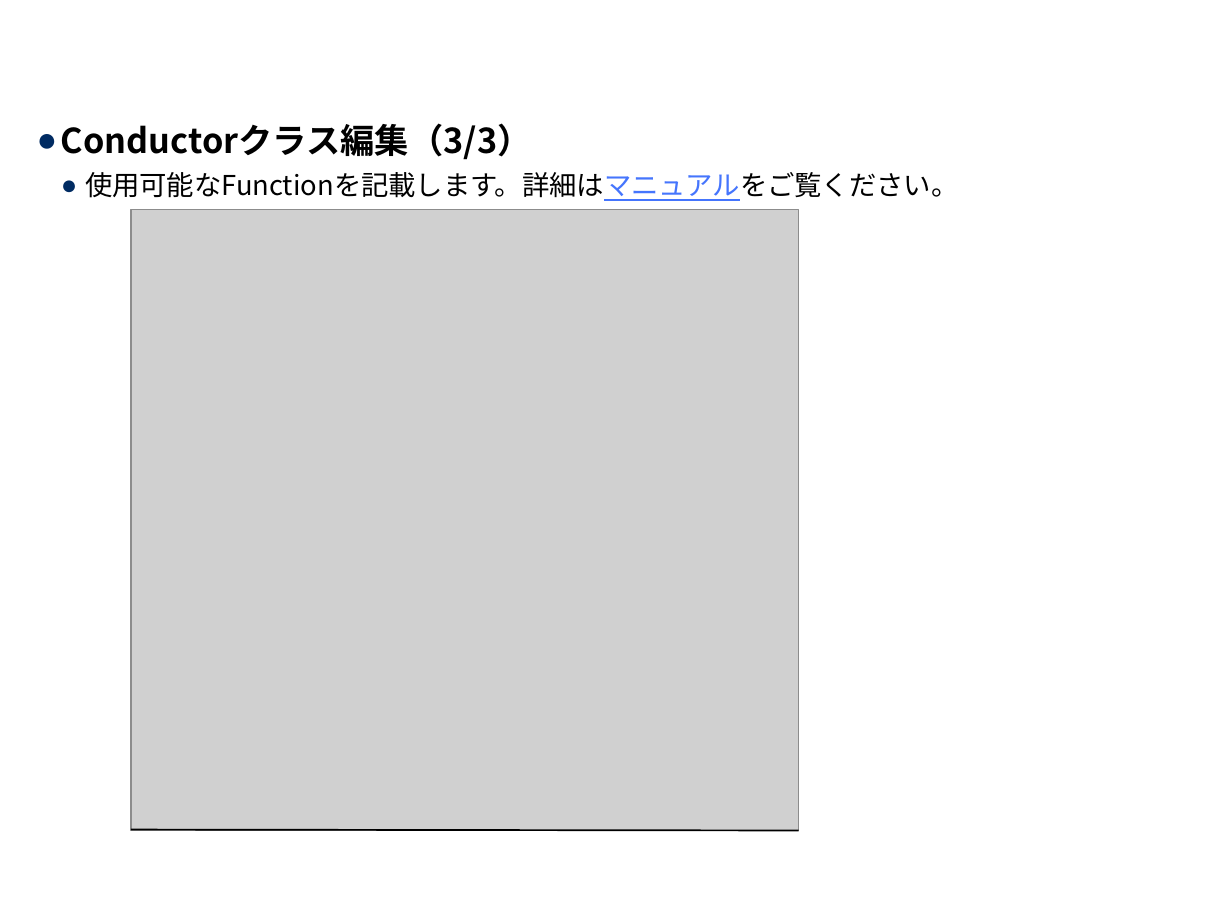
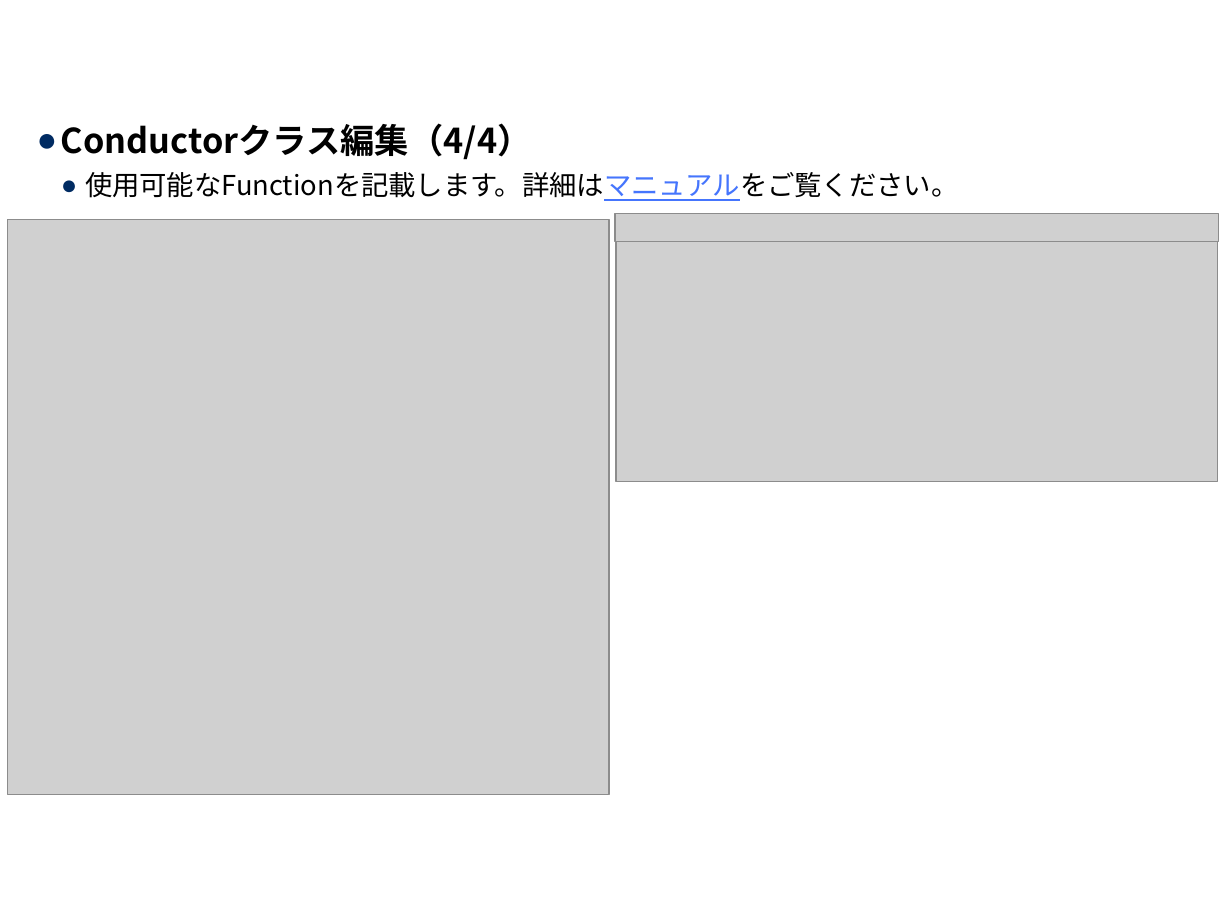
Before and after one commit to exastro-suite/it-automation-docs, a slide deck: slide 12 of asset/Learn_ja/ITA-Conductor_ja.pptx (slide 11 before the commit). Drawn at 1232x924 pixels with LibreOffice and Linux fonts; fonts in the diff are those of the drawing; grey boxes stand for pictures; background and template pictures are left out. Boxes give left, top, right and bottom in pixels: in the first picture for what was removed or moved away, otherwise in the second. Text is boxed around its words. In the diff, an @@ line names an element or a change of style, - is before the commit and + after.

```diff
--- a/asset/Learn_ja/ITA-Conductor_ja.pptx
+++ b/asset/Learn_ja/ITA-Conductor_ja.pptx
@@ text at (61, 123, 532, 160): text changed @@
-● Conductorクラス編集（3/3）
+● Conductorクラス編集（4/4）
@@ picture: place and size @@
-picture at (131, 209, 798, 830)
+picture at (7, 219, 609, 795)
@@ picture added at (615, 213, 1218, 241) @@
@@ picture added at (616, 239, 1217, 482) @@
@@ line removed from (131, 829) to (798, 830) @@
```
Also in this commit, not shown: 11 other slides changed, 1 slide added.
